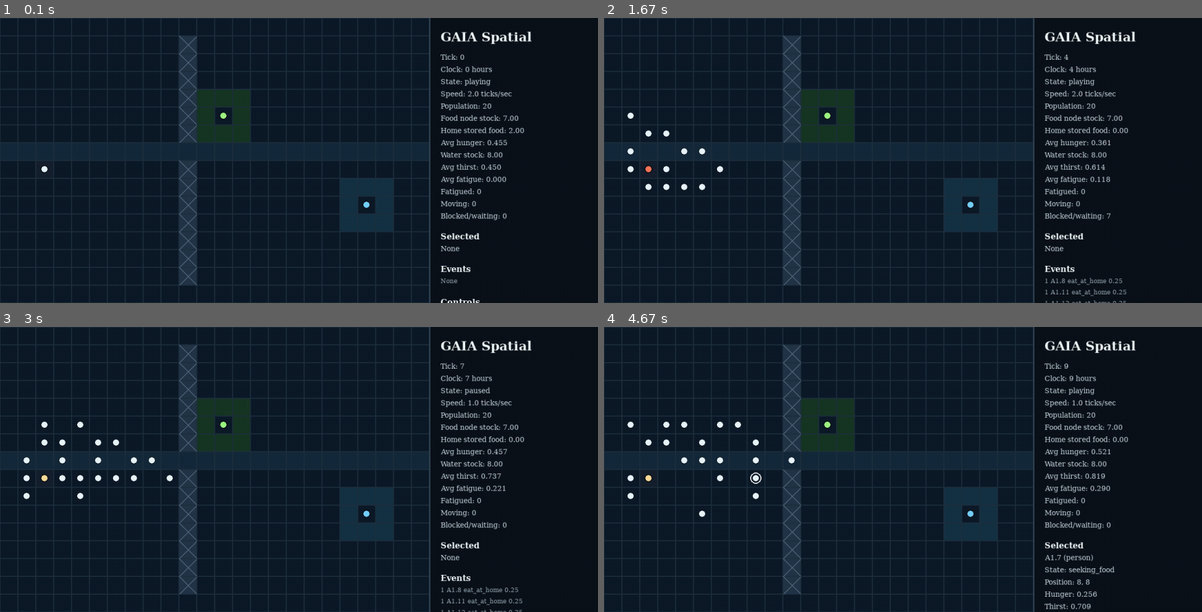
Above: before the commit, frames 1-4 (two rows, left to right).
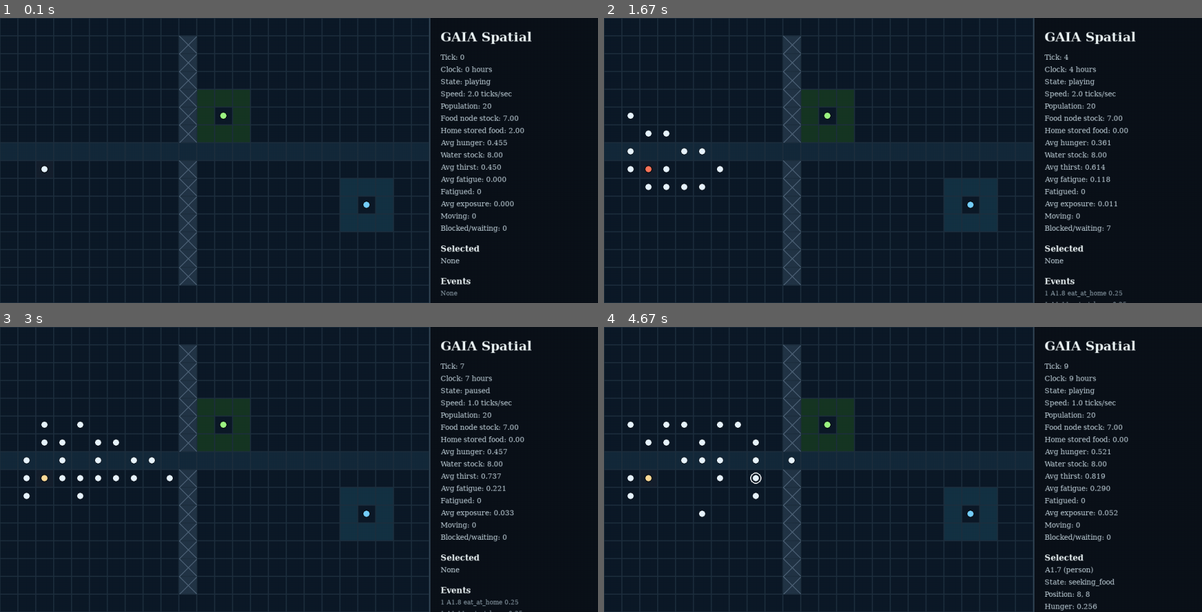
Above: after the commit, the same moments.

Repository: qmanhbeo/GAIA
Game: pygame game, started from main.py
Two runs of this game, one before a commit and one after it. Both use one fixed random seed, a clock stepped at 60 frames per second and the inputs below.
Inputs (mouse positions are in pixels of both pictures, inside the frame that each line leads up to):
- Up to frame 1 (0.1 s): no input
- Up to frame 2 (1.67 s): hold Right 0.33-0.8 s; hold Right 0.83-1.3 s; tap Space at 0.9, 1.2 s
- Up to frame 3 (3 s): tap - at 2 s; hold Right from 2.83 s (still down); tap Space at 2.9 s
- Up to frame 4 (4.67 s): tap Space at 3.2, 3.4, 3.7, 4.07, 4.37 s; release Right at 3.3 s; hold Right 3.33-3.97 s; hold Right 4-4.47 s; click (759, 472) at 4.55 s

The runs differ from the first frame. In frame 1, 0.8% of the frame differs, in the area x 73-86%, y 63-100%; in frame 2, 1.0%; in frame 3, 1.0%; in frame 4, 1.1%.

Commit message:
Add inert environmental exposure scaffold

Diff:
--- a/gaia_config.py
+++ b/gaia_config.py
@@ -33,6 +33,10 @@
     # Activity-sensitive fatigue costs applied when the agent moves.
     movement_fatigue_per_step: float = 0.01
     carrying_fatigue_per_step_at_full_load: float = 0.02
+
+    # Environmental exposure — inert; no damage or decision impact yet.
+    exposure_increase_per_tick_away_from_home: float = 0.01
+    exposure_recovery_per_tick_at_home: float = 0.02
 
 
 @dataclass(frozen=True)
--- a/spatial_simulation.py
+++ b/spatial_simulation.py
@@ -160,6 +160,7 @@
     thirst: float
     health: float
     fatigue: float = 0.0  # aggregate bodily/rest debt; not yet split into physical/mental/vigilance fatigue
+    exposure: float = 0.0  # accumulated environmental burden; not yet decomposed into heat/cold/wet
     carried_food: float = 0.0
     carry_capacity: float = AGENT_CARRY_CAPACITY
     state: str = "idle"
@@ -191,6 +192,7 @@
             "hunger": round(self.hunger, 3),
             "thirst": round(self.thirst, 3),
             "fatigue": round(self.fatigue, 3),
+            "exposure": round(self.exposure, 3),
             "health": round(self.health, 3),
             "carried_food": round(self.carried_food, 3),
             "carry_capacity": round(self.carry_capacity, 3),
@@ -253,6 +255,8 @@
             "avg_thirst": [],
             "avg_fatigue": [],
             "max_fatigue": [],
+            "avg_exposure": [],
+            "max_exposure": [],
             "resting_count": [],
             "seeking_rest_count": [],
             "fatigued_count": [],
@@ -549,6 +553,14 @@
             load_ratio = 0.0
         gain += phys.carrying_fatigue_per_step_at_full_load * load_ratio
         agent.fatigue = min(1.0, agent.fatigue + gain)
+
+    def _apply_exposure(self, agent: SpatialAgent) -> None:
+        phys = self.config.physiology
+        home = self._home_for_agent(agent)
+        if (agent.x, agent.y) == (home.x, home.y):
+            agent.exposure = max(0.0, agent.exposure - phys.exposure_recovery_per_tick_at_home)
+        else:
+            agent.exposure = min(1.0, agent.exposure + phys.exposure_increase_per_tick_away_from_home)
 
     def _tile(self, position: tuple[int, int]) -> SpatialTile:
         return self.tiles[position]
@@ -757,6 +769,7 @@
         agent.hunger = min(1.0, agent.hunger + phys.hunger_increase_per_tick)
         agent.thirst = min(1.0, agent.thirst + phys.thirst_increase_per_tick)
         self._apply_base_fatigue(agent)
+        self._apply_exposure(agent)
         if agent.hunger > phys.hunger_damage_threshold:
             agent.health = max(0.0, agent.health - phys.hunger_damage_rate)
         if agent.thirst > phys.thirst_damage_threshold:
@@ -808,6 +821,8 @@
         self.time_series["avg_thirst"].append(round(sum(agent.thirst for agent in alive_agents) / count, 4) if count else 0.0)
         self.time_series["avg_fatigue"].append(round(sum(agent.fatigue for agent in alive_agents) / count, 4) if count else 0.0)
         self.time_series["max_fatigue"].append(round(max(agent.fatigue for agent in alive_agents), 4) if count else 0.0)
+        self.time_series["avg_exposure"].append(round(sum(agent.exposure for agent in alive_agents) / count, 4) if count else 0.0)
+        self.time_series["max_exposure"].append(round(max(agent.exposure for agent in alive_agents), 4) if count else 0.0)
         self.time_series["resting_count"].append(sum(1 for agent in alive_agents if agent.last_action == "rest"))
         self.time_series["seeking_rest_count"].append(sum(1 for agent in alive_agents if agent.current_task == "seek_rest"))
         threshold = self.config.physiology.fatigue_rest_threshold
@@ -876,6 +891,8 @@
             "avg_thirst": round(sum(agent.thirst for agent in alive_agents) / len(alive_agents), 4) if alive_agents else 0.0,
             "avg_fatigue": round(sum(agent.fatigue for agent in alive_agents) / len(alive_agents), 4) if alive_agents else 0.0,
             "max_fatigue": round(max(agent.fatigue for agent in alive_agents), 4) if alive_agents else 0.0,
+            "avg_exposure": round(sum(agent.exposure for agent in alive_agents) / len(alive_agents), 4) if alive_agents else 0.0,
+            "max_exposure": round(max(agent.exposure for agent in alive_agents), 4) if alive_agents else 0.0,
             "resting_count": sum(1 for agent in alive_agents if agent.last_action == "rest"),
             "seeking_rest_count": sum(1 for agent in alive_agents if agent.current_task == "seek_rest"),
             "fatigued_count": sum(1 for agent in alive_agents if agent.fatigue >= self.config.physiology.fatigue_rest_threshold),
@@ -900,6 +917,8 @@
             "avg_thirst": metrics["avg_thirst"],
             "avg_fatigue": metrics["avg_fatigue"],
             "max_fatigue": metrics["max_fatigue"],
+            "avg_exposure": metrics["avg_exposure"],
+            "max_exposure": metrics["max_exposure"],
             "tiles": tiles,
             "grid": {
                 "width": self.config.grid_width,
--- a/tests/test_simulation.py
+++ b/tests/test_simulation.py
@@ -1771,5 +1771,97 @@
         self.assertIn("Ran spatial GAIA headless for 5 ticks", result.stdout)
 
 
+class ExposureScaffoldTests(unittest.TestCase):
+    def setUp(self):
+        self.config = SimulationConfig(
+            days=5, seed=10, num_households=1, members_per_household=2,
+            grid_width=12, grid_height=10,
+            physiology=PhysiologyConfig(
+                exposure_increase_per_tick_away_from_home=0.05,
+                exposure_recovery_per_tick_at_home=0.10,
+            ),
+        )
+        self.engine = SpatialPrototypeEngine(config=self.config)
+        self.agent = self.engine.agents[0]
+        self.home = self.engine._home_for_agent(self.agent)
+
+    def test_agent_starts_with_zero_exposure(self):
+        self.assertEqual(self.agent.exposure, 0.0)
+
+    def test_exposure_increases_away_from_home(self):
+        self.agent.x = self.home.x + 5
+        self.agent.y = self.home.y
+        self.engine.step()
+        self.assertGreater(self.agent.exposure, 0.0)
+
+    def test_exposure_recovers_at_home(self):
+        self.agent.exposure = 0.5
+        self.agent.x = self.home.x
+        self.agent.y = self.home.y
+        self.engine.step()
+        self.assertLess(self.agent.exposure, 0.5)
+
+    def test_exposure_clamped_above(self):
+        self.agent.x = self.home.x + 5
+        self.agent.y = self.home.y
+        self.agent.exposure = 0.99
+        for _ in range(5):
+            self.engine.step()
+        self.assertLessEqual(self.agent.exposure, 1.0)
+
+    def test_exposure_clamped_below(self):
+        self.agent.x = self.home.x
+        self.agent.y = self.home.y
+        self.agent.exposure = 0.1
+        for _ in range(5):
+            self.engine.step()
+        self.assertGreaterEqual(self.agent.exposure, 0.0)
+
+    def test_time_series_has_exposure_metrics_after_step(self):
+        self.engine.step()
+        self.assertIn("avg_exposure", self.engine.time_series)
+        self.assertIn("max_exposure", self.engine.time_series)
+        self.assertEqual(len(self.engine.time_series["avg_exposure"]), 1)
+
+    def test_avg_exposure_is_within_bounds(self):
+        for _ in range(5):
+            self.engine.step()
+        for v in self.engine.time_series["avg_exposure"]:
+            self.assertIsInstance(v, float)
+            self.assertGreaterEqual(v, 0.0)
+            self.assertLessEqual(v, 1.0)
+
+    def test_max_exposure_is_within_bounds(self):
+        for _ in range(5):
+            self.engine.step()
+        for v in self.engine.time_series["max_exposure"]:
+            self.assertIsInstance(v, float)
+            self.assertGreaterEqual(v, 0.0)
+            self.assertLessEqual(v, 1.0)
+
+    def test_snapshot_metrics_include_exposure_fields(self):
+        snapshot = self.engine.snapshot()
+        m = snapshot["metrics"]
+        self.assertIn("avg_exposure", m)
+        self.assertIn("max_exposure", m)
+        self.assertIn("avg_exposure", snapshot)
+        self.assertIn("max_exposure", snapshot)
+
+    def test_exposure_serialized_in_agent_dict(self):
+        d = self.agent.as_dict()
+        self.assertIn("exposure", d)
+        self.assertIsInstance(d["exposure"], float)
+
+    def test_headless_smoke_unbroken(self):
+        import subprocess
+        import sys
+        result = subprocess.run(
+            [sys.executable, "main.py", "--headless", "--days", "5",
+             "--households", "1", "--members", "2", "--grid-width", "10", "--grid-height", "8"],
+            check=True, capture_output=True, text=True,
+        )
+        self.assertIn("Ran spatial GAIA headless for 5 ticks", result.stdout)
+
+
 if __name__ == "__main__":
     unittest.main()
--- a/view/panels.py
+++ b/view/panels.py
@@ -41,6 +41,7 @@
             f"Avg thirst: {snapshot.get('avg_thirst', metrics.get('avg_thirst', 0.0)):.3f}",
             f"Avg fatigue: {metrics.get('avg_fatigue', 0.0):.3f}",
             f"Fatigued: {metrics.get('fatigued_count', 0)}",
+            f"Avg exposure: {metrics.get('avg_exposure', 0.0):.3f}",
             f"Moving: {metrics.get('moving_agents', 0)}",
             f"Blocked/waiting: {metrics.get('blocked_agents', 0)}",
         ]
